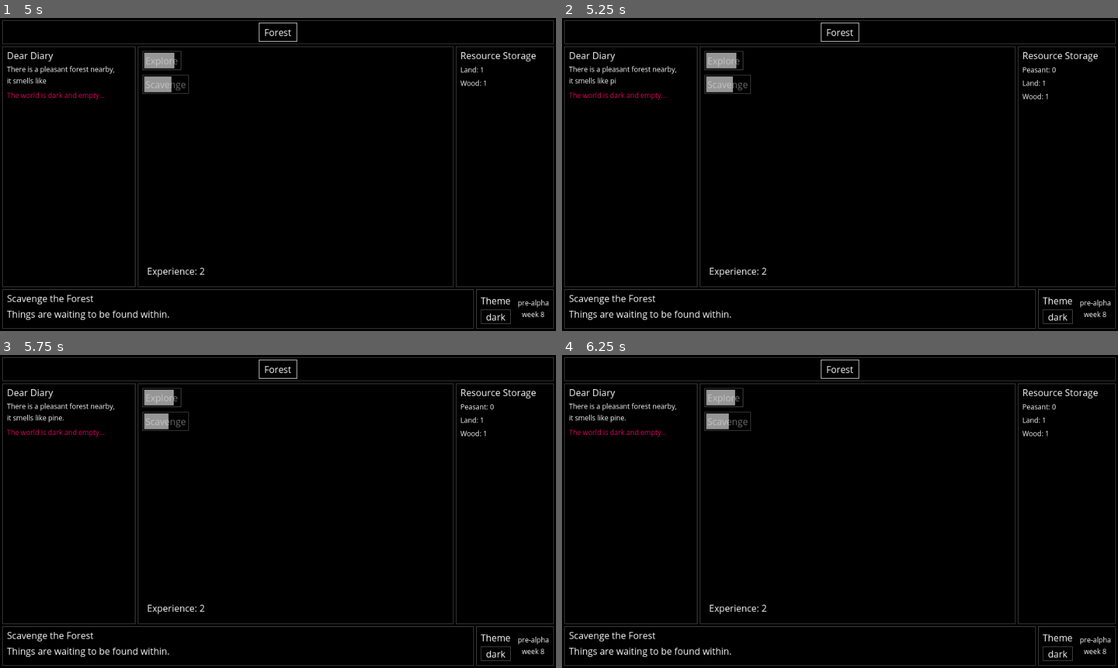
Above: before the commit, frames 1-4 (two rows, left to right).
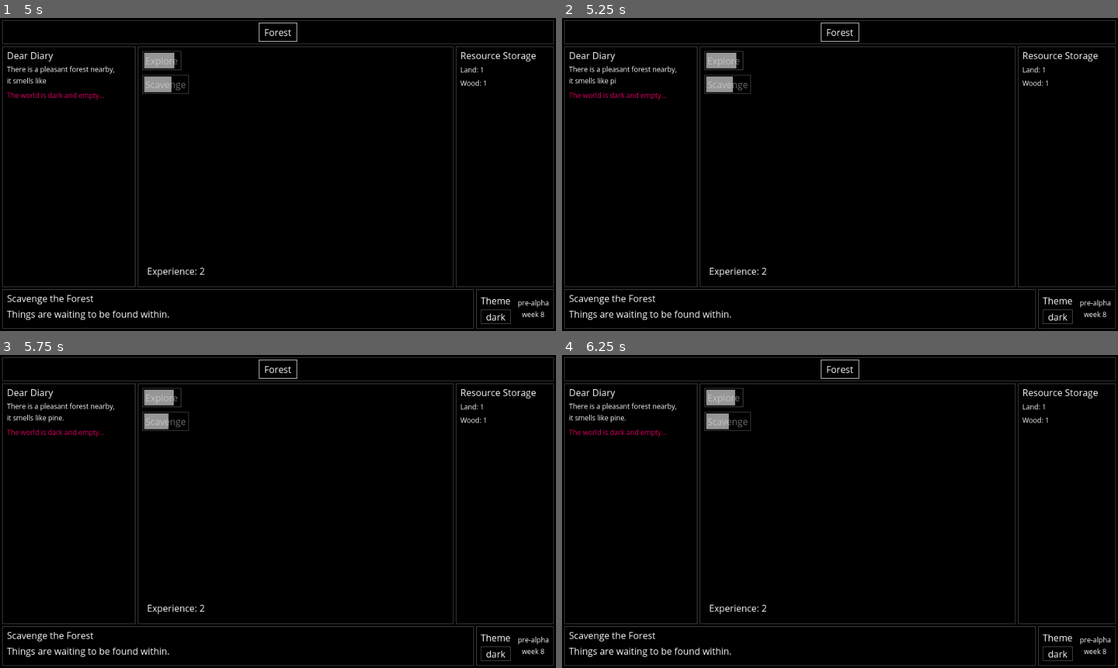
Above: after the commit, the same moments.

Repository: TinyTakinTeller/GodotProjectZero
Game: Godot game, scene res://scenes/autostart/save_file_picker/save_file_picker.tscn
The game is run twice, just before and just after one commit, with the same random seed, the same clock (stepped at 60 frames per second) and the same inputs.
Inputs (mouse positions are in pixels of both pictures, inside the frame that each line leads up to):
- Up to frame 1 (5 s): click "Explore" at 0.5 s; click "Scavenge" at 1.25 s; click "dark" at 2 s; click "debug" at 2.75 s; tap Enter at 3.5 s; move the mouse to (400, 158) at 3.52 s; hold Right 3.53-4.25 s; hold Ctrl 3.53-4.25 s; click (400, 158) at 3.67 s; drag from (166, 190) to (250, 237) at 4.27 s
- Up to frame 2 (5.25 s): move the mouse to (895, 105) at 5.02 s; hold Right from 5.03 s (still down); tap Z at 5.1 s; click (895, 105) at 5.17 s
- Up to frame 3 (5.75 s): keep holding Right
- Up to frame 4 (6.25 s): release Right at 5.75 s; tap Space at 5.75 s; drag from (812, 574) to (673, 464) at 5.77 s

Frame 1 is identical in both runs. In frame 2, 0.2% of the frame differs, in the area x 82-89%, y 15-26%; in frame 3, 0.2%; in frame 4, 0.2%.

Commit message:
ADF-18 | Color Swatches & Infinite Endgame Tweak & commit GDLint (#7)

Diff:
--- a/global/autoload/resources.gd
+++ b/global/autoload/resources.gd
@@ -7,34 +7,19 @@
 const NPC_EVENT: String = "game_data/npc_event/tres"
 const ENEMY_DATA: String = "game_data/enemy_data/tres"
 
-var resource_generators: Dictionary
-var worker_roles: Dictionary
-var event_datas: Dictionary
-var tab_datas: Dictionary
-var npc_events: Dictionary
-var enemy_datas: Dictionary
+var resource_generators: Dictionary = FileSystemUtils.get_resources(RESOURCE_GENERATOR, false)
+var worker_roles: Dictionary = FileSystemUtils.get_resources(WORKER_ROLE, false)
+var event_datas: Dictionary = FileSystemUtils.get_resources(EVENT_DATA, false)
+var tab_datas: Dictionary = FileSystemUtils.get_resources(TAB_DATA, false)
+var npc_events: Dictionary = FileSystemUtils.get_resources(NPC_EVENT, false)
+var enemy_datas: Dictionary = FileSystemUtils.get_resources(ENEMY_DATA, false)
 
-var theme: Dictionary
-var particle: Dictionary
+var theme: Dictionary = FileSystemUtils.get_resources("theme", true)
+var particle: Dictionary = FileSystemUtils.get_resources("particle", false)
 
-var enemy_image: Dictionary
+var enemy_image: Dictionary = FileSystemUtils.get_image_resources("enemy", true)
 
 
 func _ready() -> void:
-	resource_generators = FileSystemUtils.get_resources(RESOURCE_GENERATOR, false)
-	worker_roles = FileSystemUtils.get_resources(WORKER_ROLE, false)
-	event_datas = FileSystemUtils.get_resources(EVENT_DATA, false)
-	tab_datas = FileSystemUtils.get_resources(TAB_DATA, false)
-	npc_events = FileSystemUtils.get_resources(NPC_EVENT, false)
-	enemy_datas = FileSystemUtils.get_resources(ENEMY_DATA, false)
-
-	theme = FileSystemUtils.get_resources("theme", true)
-	particle = FileSystemUtils.get_resources("particle", false)
-
-	enemy_image = FileSystemUtils.get_image_resources("enemy", true)
-
 	if Game.params["debug_logs"]:
 		print("_AUTOLOAD _READY: " + self.get_name())
-		print("enemy_image check...")
-		print(enemy_image.size())
-		print(enemy_image)
--- /dev/null
+++ b/global/const/color_swatches.gd
@@ -0,0 +1,6 @@
+class_name ColorSwatches
+
+const RED: Color = Color(0.878, 0, 0.392, 1)
+const GREEN: Color = Color(0.392, 0.878, 0, 1)
+const BLUE: Color = Color(0, 0.392, 0.878, 1)
+const YELLOW: Color = Color(0.878, 0.878, 0.392, 1)
--- a/global/const/game.gd
+++ b/global/const/game.gd
@@ -30,7 +30,6 @@
 	"debug_logs": true,
 	"debug_free_resource_buttons": true,
 	"default_theme": "dark",
-	"population_uses_resources_in_same_cycle": true,
 	"resource_storage_info": false,
 	"deaths_door_no_info": true
 }
@@ -57,7 +56,6 @@
 	"debug_logs": true,
 	"debug_free_resource_buttons": false,
 	"default_theme": "dark",
-	"population_uses_resources_in_same_cycle": true,
 	"resource_storage_info": false,
 	"deaths_door_no_info": true
 }
--- a/global/const/limits.gd
+++ b/global/const/limits.gd
@@ -5,9 +5,31 @@
 const GLOBAL_MAX_AMOUNT: int = 1000000000000000000  # = 10^18 = 1Q = One Quintillion = 1000q
 
 
-static func check_global_max_amount(current: int, additional: int) -> int:
-	var safe_current: int = min(current, Limits.GLOBAL_MAX_AMOUNT)
-	var safe_additional: int = min(additional, Limits.GLOBAL_MAX_AMOUNT)
-	var safe_next: int = min(safe_current + safe_additional, Limits.GLOBAL_MAX_AMOUNT)
-	var delta: int = safe_next - safe_current
-	return delta
+## return reduced additional amount so that current + additional does not exceed GLOBAL_MAX_AMOUNT
+static func safe_addition_factor(current: int, additional: int) -> int:
+	var safe_sum: int = safe_addition(current, additional)
+	var safe_current: int = max(min(current, Limits.GLOBAL_MAX_AMOUNT), -Limits.GLOBAL_MAX_AMOUNT)
+	var safe_additional: int = safe_sum - safe_current
+	return safe_additional
+
+
+## return a + b except when it rounds to GLOBAL_MAX_AMOUNT (or negative sign) to prevent overflow
+static func safe_addition(a: int, b: int) -> int:
+	a = max(min(a, Limits.GLOBAL_MAX_AMOUNT), -Limits.GLOBAL_MAX_AMOUNT)
+	b = max(min(b, Limits.GLOBAL_MAX_AMOUNT), -Limits.GLOBAL_MAX_AMOUNT)
+	var sum: int = max(min(a + b, Limits.GLOBAL_MAX_AMOUNT), -Limits.GLOBAL_MAX_AMOUNT)
+	return sum
+
+
+## returns a * b except when it rounds to GLOBAL_MAX_AMOUNT (or negative sign) to prevent overflow
+static func safe_multiplication(a: int, b: int) -> int:
+	var sgn: int = -1 if (a < 0 and b > 0) or (a > 0 and b < 0) else 1
+	a = abs(a)
+	b = abs(b)
+	var digits_limit: float = log(Limits.GLOBAL_MAX_AMOUNT)
+	var digits_a: float = log(a)
+	var digits_b: float = log(b)
+	var product: int = Limits.GLOBAL_MAX_AMOUNT
+	if (digits_a + digits_b) < digits_limit:
+		product = a * b
+	return product * sgn
--- a/global/const/locale/locale_en.gd
+++ b/global/const/locale/locale_en.gd
@@ -515,7 +515,7 @@
 }
 
 const scale_settings_info: Dictionary = {
-	-1: "... How did we get here?",
+	-1: "???",
 	1: "One by one.",
 	10: "Huh, that's quite the crowd. I have never seen these men in my life.",
 	100: "Three clicks for three hundred men. Children, gather round!",
@@ -526,6 +526,12 @@
 	10000000: "A small loan of a couple million...",
 	100000000: "Are you sure this is enough people?  ¯\\_( ツ )_/¯",
 	1000000000: "They Are Billions! Can the humanity survive?",
-	#10000000000: "Okay stop overplaying this game, please. YES YOU.",
-	10000000000: "... How did we get here?"
-}
+	10000000000: "Okay stop overplaying this game, please. YES YOU.",
+	100000000000: "We will, we will...",
+	1000000000000: "World's first trillionaire.",
+	10000000000000: "T... Ten... Ten Tr.. TEN TRILLION!?",
+	100000000000000: "I am speechless...",
+	1000000000000000: "... How did we get here?",
+	10000000000000000: "To the infinity and beyond!",
+	100000000000000000: " \\(∞_∞)/ ",
+}
--- a/global/utils/number_utils.gd
+++ b/global/utils/number_utils.gd
@@ -36,16 +36,26 @@
 static func format_number(number: int, separator: String = ",", group_size: int = 3) -> String:
 	if number >= Limits.GLOBAL_MAX_AMOUNT:
 		return "Infinity"
+	if number <= -Limits.GLOBAL_MAX_AMOUNT:
+		return "-Infinity"
+
+	var is_negative: bool = number < 0
+	if is_negative:
+		number *= -1
 
 	var input: String = str(number)
-	var output: Array[String] = []
+	var out: Array[String] = []
 	var length: int = input.length()
 	for i: int in length:
-		output.append(input[length - i - 1])
+		out.append(input[length - i - 1])
 		if i < length - 1 and (i + 1) % group_size == 0:
-			output.append(separator)
-	output.reverse()
-	return "".join(output)
+			out.append(separator)
+	out.reverse()
+
+	var output: String = "".join(out)
+	if is_negative:
+		output = "-" + output
+	return output
 
 
 ## converts number to maginute suffix: K = 10^3, M = 10^6, B = 10^9, t = 10^12, q = 10^15
@@ -53,6 +63,8 @@
 static func format_number_scientific(number: int, length: int = 4) -> String:
 	if number >= Limits.GLOBAL_MAX_AMOUNT:
 		return "Infinity"
+	if number <= -Limits.GLOBAL_MAX_AMOUNT:
+		return "-Infinity"
 
 	var is_negative: bool = number < 0
 	if is_negative:
--- a/project.godot
+++ b/project.godot
@@ -53,7 +53,7 @@
 
 [editor_plugins]
 
-enabled=PackedStringArray("res://addons/format_on_save/plugin.cfg", "res://addons/resources_spreadsheet_view/plugin.cfg")
+enabled=PackedStringArray("res://addons/format_on_save/plugin.cfg", "res://addons/gdLinter/plugin.cfg", "res://addons/resources_spreadsheet_view/plugin.cfg")
 
 [input]
 
--- a/resources/game_data/event_data/tres/enemy_screen.tres
+++ b/resources/game_data/event_data/tres/enemy_screen.tres
@@ -5,6 +5,5 @@
 [resource]
 script = ExtResource("1_ex3us")
 id = "enemy_screen"
-text = "Suspicious eyes started emerging in the dark. They surround the houses and scare the people."
 vars = []
-color = Color(0, 0.392157, 0.956863, 1)
+color = Color(0, 0.392, 0.878, 1)
--- a/resources/game_data/event_data/tres/firepit_worker.tres
+++ b/resources/game_data/event_data/tres/firepit_worker.tres
@@ -5,6 +5,5 @@
 [resource]
 script = ExtResource("1_i6iul")
 id = "firepit_worker"
-text = "A stranger saw the firepit. The lost peasant wanted shelter and offered to work in return."
 vars = []
-color = Color(0, 0.392157, 0.956863, 1)
+color = Color(0, 0.392, 0.878, 1)
--- a/resources/game_data/event_data/tres/house_1.tres
+++ b/resources/game_data/event_data/tres/house_1.tres
@@ -6,4 +6,4 @@
 script = ExtResource("1_cyr0w")
 id = "house_1"
 vars = []
-color = Color(0, 0.392157, 0.956863, 1)
+color = Color(0, 0.392, 0.878, 1)
--- a/resources/game_data/worker_role/tres/torch_man.tres
+++ b/resources/game_data/worker_role/tres/torch_man.tres
@@ -7,8 +7,6 @@
 order = 2
 sort_value = 13
 id = "torch_man"
-title = ""
-flavor = "Will prepare supplies for miners and explorers."
 produce = {
 "torch": 1
 }
--- a/scenes/controller/enemy_controller/enemy_controller.gd
+++ b/scenes/controller/enemy_controller/enemy_controller.gd
@@ -1,5 +1,5 @@
+class_name EnemyController
 extends Node
-class_name EnemyController
 
 const ENEMY_CYCLE_SECONDS: int = Game.params["enemy_cycle_seconds"]
 
--- a/scenes/controller/worker_controller/worker_controller.gd
+++ b/scenes/controller/worker_controller/worker_controller.gd
@@ -1,5 +1,5 @@
+class_name WorkerController
 extends Node
-class_name WorkerController
 
 signal none
 
@@ -27,8 +27,8 @@
 	timer.start()
 
 
-func _generate(generate: bool = true) -> void:
-	var efficiencies: Dictionary = _calculate_generated_amounts()
+func _generate(generate: bool = true, multiplier: int = 1) -> void:
+	var efficiencies: Dictionary = _calculate_generated_amounts(multiplier)
 
 	if generate:
 		var generated_resources: Dictionary = efficiencies["resources"]
@@ -43,18 +43,23 @@
 	SignalBus.worker_efficiency_set.emit(efficiencies, generate)
 
 
-func _calculate_generated_worker_resource_from_houses() -> int:
+func _calculate_generated_worker_resource_from_houses(
+	resources: Dictionary, multiplier: int = 1
+) -> int:
+	var per_house: int = Game.params["house_workers"]
 	var resource_id: String = Game.WORKER_RESOURCE_ID
-	var per_house: int = Game.params["house_workers"]
-	var max_workers: int = per_house * SaveFile.resources.get("house", 0)
-	var current_workers: int = SaveFile.resources.get(resource_id, 0)
-	if current_workers < max_workers:
-		var amount: int = 1 + int((max_workers - current_workers - 1) / per_house)
-		return amount
-	return 0
+	var max_workers: int = per_house * resources.get("house", 0)
+	var current_workers: int = resources.get(resource_id, 0)
+
+	var new_workers: int = 1 + int((max_workers - current_workers - 1) / per_house)
+	if multiplier != 1:
+		new_workers = Limits.safe_multiplication(new_workers, multiplier)
+	if new_workers > max_workers:
+		new_workers = max_workers - current_workers
+	return new_workers
 
 
-func _calculate_generated_amounts() -> Dictionary:
+func _calculate_generated_amounts(multiplier: int = 1) -> Dictionary:
 	var resources: Dictionary = SaveFile.resources.duplicate(true)
 	var generated_resources: Dictionary = {}
 	var generated_workers: Dictionary = {}
@@ -68,23 +73,33 @@
 	for worker_role: WorkerRole in worker_roles:
 		var worker_role_id: String = worker_role.id
 		var count: int = SaveFile.workers[worker_role_id]
+		if multiplier != 1:
+			count = Limits.safe_multiplication(count, multiplier)
 
 		var r_consume: Dictionary = worker_role.get_consume()
 		var w_consume: Dictionary = worker_role.get_worker_consume()
 		var produces: Dictionary = worker_role.get_produce()
 
-		var resources_eff: int = WorkerController._get_efficiency(count, r_consume, resources)
-		var workers_eff: int = WorkerController._get_efficiency(count, w_consume, SaveFile.workers)
+		var resources_eff: int = WorkerController.get_efficiency(count, r_consume, resources)
+		var workers_eff: int = WorkerController.get_efficiency(count, w_consume, SaveFile.workers)
 		var efficiency: int = min(resources_eff, workers_eff)
 
 		_generate_from(resources, -efficiency, generated_resources, r_consume, -count, total_eff)
 		_generate_from(resources, -efficiency, generated_workers, w_consume, -count, total_eff)
 		_generate_from(resources, efficiency, generated_resources, produces, count, total_eff)
 
-	var resource_id: String = Game.WORKER_RESOURCE_ID
-	var new_workers: int = _calculate_generated_worker_resource_from_houses()
-	generated_resources[resource_id] = (generated_resources.get(resource_id, 0) + new_workers)
-	total_eff[resource_id] = (total_eff.get(resource_id, 0) + new_workers)
+		# producing new workers (peasants) after building houses but before producing swordsmens
+		if worker_role_id == "mason":
+			var resource_id: String = Game.WORKER_RESOURCE_ID
+			var new_workers: int = _calculate_generated_worker_resource_from_houses(
+				resources, multiplier
+			)
+			generated_resources[resource_id] = Limits.safe_addition(
+				generated_resources.get(resource_id, 0), new_workers
+			)
+			total_eff[resource_id] = Limits.safe_addition(
+				total_eff.get(resource_id, 0), new_workers
+			)
 
 	return {
 		"resources": generated_resources,
@@ -103,12 +118,11 @@
 ) -> void:
 	for id: String in ids:
 		var base_amount: int = ids[id]
-		var amount: int = eff * base_amount
-		generated[id] = generated.get(id, 0) + amount
-		if Game.params["population_uses_resources_in_same_cycle"]:
-			resources[id] = resources.get(id, 0) + amount
-		var max_amount: int = count * base_amount
-		total_eff[id] = total_eff.get(id, 0) + max_amount
+		var amount: int = Limits.safe_multiplication(eff, base_amount)
+		generated[id] = Limits.safe_addition(generated.get(id, 0), amount)
+		resources[id] = Limits.safe_addition(resources.get(id, 0), amount)
+		var max_amount: int = Limits.safe_multiplication(count, base_amount)
+		total_eff[id] = Limits.safe_addition(total_eff.get(id, 0), max_amount)
 
 
 #############
@@ -141,7 +155,7 @@
 ############
 
 
-static func _get_efficiency(worker_count: int, consumes: Dictionary, items: Dictionary) -> int:
+static func get_efficiency(worker_count: int, consumes: Dictionary, items: Dictionary) -> int:
 	var max_efficiency: int = worker_count
 	for consume_id: String in consumes:
 		var consume_amount: int = consumes[consume_id]
--- a/scenes/manager/enemy_manager/enemy_manager.gd
+++ b/scenes/manager/enemy_manager/enemy_manager.gd
@@ -16,7 +16,7 @@
 
 
 func _handle_on_enemy_damage(damage: int, source_id: String) -> void:
-	damage = Limits.check_global_max_amount(SaveFile.get_enemy_damage(), damage)
+	damage = Limits.safe_addition_factor(SaveFile.get_enemy_damage(), damage)
 
 	var total_damage: int = SaveFile.add_enemy_damage(damage)
 	SignalBus.enemy_damaged.emit(total_damage, damage, source_id)
--- a/scenes/manager/resource_manager/resource_manager.gd
+++ b/scenes/manager/resource_manager/resource_manager.gd
@@ -16,7 +16,7 @@
 
 
 func _handle_on_resource_generated(id: String, amount: int, source_id: String) -> void:
-	amount = Limits.check_global_max_amount(SaveFile.resources.get(id, 0), amount)
+	amount = Limits.safe_addition_factor(SaveFile.resources.get(id, 0), amount)
 
 	SaveFile.resources[id] = SaveFile.resources.get(id, 0) + amount
 	if amount < 0:
--- a/scenes/manager/worker_manager/worker_manager.gd
+++ b/scenes/manager/worker_manager/worker_manager.gd
@@ -22,7 +22,7 @@
 
 
 func _handle_on_worker_generated(id: String, amount: int) -> void:
-	amount = Limits.check_global_max_amount(SaveFile.workers.get(id, 0), amount)
+	amount = Limits.safe_addition_factor(SaveFile.workers.get(id, 0), amount)
 
 	SaveFile.workers[id] = SaveFile.workers.get(id, 0) + amount
 	SignalBus.worker_updated.emit(id, SaveFile.workers[id], amount)
@@ -47,7 +47,5 @@
 	_handle_on_worker_generated(id, amount)
 
 
-func _on_worker_efficiency_set(
-	efficiencies: Dictionary, generate: bool
-) -> void:
+func _on_worker_efficiency_set(efficiencies: Dictionary, generate: bool) -> void:
 	SignalBus.worker_efficiency_updated.emit(efficiencies, generate)
--- a/scenes/ui/manager_button/manager_button.gd
+++ b/scenes/ui/manager_button/manager_button.gd
@@ -9,7 +9,7 @@
 @onready var label_effect_queue: LabelEffectQueue = %LabelEffectQueue
 
 ## effect params
-var label_color: Color = Color(0.392, 0.878, 0, 1)
+var label_color: Color = ColorSwatches.GREEN
 var particle_id: String = "resource_generated_particle"
 
 var _worker_role: WorkerRole
@@ -229,9 +229,9 @@
 func _on_resource_storage_hover(resource: ResourceGenerator) -> void:
 	var id: String = resource.id
 	if _worker_role.get_consume().has(id) or _worker_role.get_worker_consume().has(id):
-		info_label.modulate = Color(0.878, 0, 0.392, 1)
+		info_label.modulate = ColorSwatches.RED
 	elif _worker_role.get_produce().has(id):
-		info_label.modulate = Color(0.392, 0.878, 0, 1)
+		info_label.modulate = ColorSwatches.GREEN
 	else:
 		info_label.modulate = Color.WHITE
 
--- a/scenes/ui/manager_settings_container/manager_settings_container.gd
+++ b/scenes/ui/manager_settings_container/manager_settings_container.gd
@@ -1,11 +1,14 @@
+class_name ManagerSettingsContainer
 extends MarginContainer
 
-@onready var h_box_container: HBoxContainer = %HBoxContainer
+const MAX_SCALE_BUTTONS: int = 11
 
 @export var scale_button_scene: PackedScene
 
 var min_scale: int = 1
 var max_scale: int = 0
+
+@onready var h_box_container: HBoxContainer = %HBoxContainer
 
 ###############
 ## overrides ##
@@ -23,14 +26,17 @@
 
 
 func _initialize() -> void:
-	var scale_: int = SaveFile.get_settings_population_scale()
+	var scale_value: int = SaveFile.get_settings_population_scale()
 	_clear_items()
-	_add_scale_button(1, scale_)
 	max_scale = max(1, ArrayUtils.max_element(SaveFile.workers.values() + [0]) / 10)
 	var button_scale: int = min_scale
-	while button_scale <= max_scale and h_box_container.get_child_count() < 11:
+	var padding: int = MAX_SCALE_BUTTONS
+	while max_scale > PowUtils.pow_(10, padding):
+		padding += 1
 		button_scale *= 10
-		_add_scale_button(button_scale, scale_)
+	while button_scale <= max_scale and h_box_container.get_child_count() < MAX_SCALE_BUTTONS:
+		_add_scale_button(button_scale, scale_value)
+		button_scale *= 10
 
 
 func _add_scale_button(button_scale: int, active_scale: int) -> ScaleButton:
@@ -66,9 +72,9 @@
 		max_scale = total
 
 
-func _handle_on_scale_button_up(button: Button, scale_: int) -> void:
+func _handle_on_scale_button_up(button: Button, scale_value: int) -> void:
 	button.disabled = true
-	SignalBus.toggle_scale_pressed.emit(scale_)
+	SignalBus.toggle_scale_pressed.emit(scale_value)
 	button.release_focus()
 	for scale_button: ScaleButton in h_box_container.get_children():
 		var other_button: Button = scale_button.button
@@ -76,9 +82,9 @@
 			other_button.disabled = false
 
 
-func _handle_on_scale_button_hover(scale_: int) -> void:
-	var title: String = "[%s]" % NumberUtils.format_number(scale_)
-	var info: String = Locale.get_scale_settings_info(scale_)
+func _handle_on_scale_button_hover(scale_value: int) -> void:
+	var title: String = "[%s]" % NumberUtils.format_number(scale_value)
+	var info: String = Locale.get_scale_settings_info(scale_value)
 	SignalBus.info_hover.emit(title, info)
 
 
@@ -91,23 +97,23 @@
 	SignalBus.worker_updated.connect(_on_worker_updated)
 
 
-func _connect_signal(button: Button, scale_: int) -> void:
-	button.button_up.connect(_on_scale_button_up.bind(button, scale_))
+func _connect_signal(button: Button, scale_value: int) -> void:
+	button.button_up.connect(_on_scale_button_up.bind(button, scale_value))
 	button.button_down.connect(_on_scale_button_down.bind(button))
-	button.mouse_entered.connect(_on_scale_button_hover.bind(scale_))
+	button.mouse_entered.connect(_on_scale_button_hover.bind(scale_value))
 
 
 func _on_worker_updated(_id: String, total: int, _amount: int) -> void:
 	_handle_on_worker_updated(total)
 
 
-func _on_scale_button_up(button: Button, scale_: int) -> void:
-	_handle_on_scale_button_up(button, scale_)
+func _on_scale_button_up(button: Button, scale_value: int) -> void:
+	_handle_on_scale_button_up(button, scale_value)
 
 
 func _on_scale_button_down(button: Button) -> void:
 	button.release_focus()
 
 
-func _on_scale_button_hover(scale_: int) -> void:
-	_handle_on_scale_button_hover(scale_)
+func _on_scale_button_hover(scale_value: int) -> void:
+	_handle_on_scale_button_hover(scale_value)
--- a/scenes/ui/manager_settings_container/manager_settings_container.tscn
+++ b/scenes/ui/manager_settings_container/manager_settings_container.tscn
@@ -29,7 +29,7 @@
 layout_mode = 2
 size_flags_vertical = 4
 
-[node name="ScaleMarginContainer1" parent="ManagerScaleSettingContainer/HBoxContainer" instance=ExtResource("2_1pyn1")]
+[node name="ScaleButton" parent="ManagerScaleSettingContainer/HBoxContainer" instance=ExtResource("2_1pyn1")]
 layout_mode = 2
 
 [node name="ManagerAutoSettingContainer" type="MarginContainer" parent="."]
--- a/scenes/ui/resource_tracker/resource_tracker_item/resource_tracker_item.gd
+++ b/scenes/ui/resource_tracker/resource_tracker_item/resource_tracker_item.gd
@@ -1,12 +1,12 @@
+class_name ResourceTrackerItem
 extends MarginContainer
-class_name ResourceTrackerItem
+
+var _resource_generator: ResourceGenerator
+var _hovering: bool = false
 
 @onready var amount_label: Label = %AmountLabel
 @onready var income_label: Label = %IncomeLabel
 @onready var modulate_red_simple_tween: SimpleTween = %ModulateRedSimpleTween
-
-var _resource_generator: ResourceGenerator
-var _hovering: bool = false
 
 ###############
 ## overrides ##
@@ -55,10 +55,12 @@
 func get_default_color() -> Color:
 	if _resource_generator == null:
 		return Color.WHITE
+	var amount: int = SaveFile.resources.get(get_id(), 0)
+	if amount >= Limits.GLOBAL_MAX_AMOUNT:
+		return ColorSwatches.BLUE
 	if _resource_generator.is_colored():
 		return _resource_generator.get_color()
-	else:
-		return Color.WHITE
+	return Color.WHITE
 
 
 func display_resource(amount: int = 0) -> void:
@@ -78,10 +80,10 @@
 	var amount_string: String = NumberUtils.format_number_scientific(amount)
 	if amount > 0:
 		income_label.text = "+{amount}".format({"amount": amount_string})
-		income_label.modulate = Color(0.392, 0.878, 0, 1)
+		income_label.modulate = ColorSwatches.GREEN
 	elif amount < 0:
 		income_label.text = "{amount}".format({"amount": amount_string})
-		income_label.modulate = Color(0.878, 0, 0.392, 1)
+		income_label.modulate = ColorSwatches.RED
 	else:
 		income_label.text = ""
 
@@ -100,7 +102,7 @@
 	_set_passive(delta)
 	if total_eff < 0 and amount < (total_eff * -1):
 		income_label.text = "NA"
-		income_label.modulate = Color(0.878, 0, 0.392, 1)
+		income_label.modulate = ColorSwatches.RED
 
 
 #############
@@ -146,9 +148,9 @@
 	_hovering = true
 	var id: String = get_id()
 	if worker_role.get_consume().has(id) or worker_role.get_worker_consume().has(id):
-		amount_label.modulate = Color(0.878, 0, 0.392, 1)
+		amount_label.modulate = ColorSwatches.RED
 	elif worker_role.get_produce().has(id):
-		amount_label.modulate = Color(0.392, 0.878, 0, 1)
+		amount_label.modulate = ColorSwatches.GREEN
 	else:
 		amount_label.modulate = get_default_color()
 
@@ -165,7 +167,7 @@
 ############
 
 
-func __modulate_red_simple_tween_method(animation_percent: float) -> void:
+func _modulate_red_simple_tween_method(animation_percent: float) -> void:
 	var c: Color = get_default_color()
 	var offset: float = 1 - animation_percent
 	amount_label.modulate = Color(c.r, c.g - offset, c.b - offset)
--- a/scenes/ui/resource_tracker/resource_tracker_item/resource_tracker_item.tscn
+++ b/scenes/ui/resource_tracker/resource_tracker_item/resource_tracker_item.tscn
@@ -48,4 +48,4 @@
 unique_name_in_owner = true
 target = NodePath("..")
 duration = 0.5
-call_method = "__modulate_red_simple_tween_method"
+call_method = "_modulate_red_simple_tween_method"
--- a/scenes/ui/screen/darkness_screen/darkness_screen.gd
+++ b/scenes/ui/screen/darkness_screen/darkness_screen.gd
@@ -20,8 +20,8 @@
 @onready var enemy_progress_bar: EnemyProgressBar = %EnemyProgressBar
 
 ## effect params
-var label_color: Color = Color(0.878, 0, 0.392, 1)
-var soul_color: Color = Color(0.878, 0.878, 0.392, 1)
+var label_color: Color = ColorSwatches.RED
+var soul_color: Color = ColorSwatches.YELLOW
 var damage_buffer: int = 0
 var damage_buffer_time: float = 0.15
 var particle_id: String = "enemy_damage_particle"
@@ -125,7 +125,7 @@
 		if _overkill > 1:
 			SignalBus.deaths_door.emit(_enemy_data, _deaths_door_option)
 			_load_enemy()
-			enemy_texture.modulate.a = 0.5  #Color(0.878, 0.878, 0.392, 1)  #Color(0.878, 0, 0.392, 1) #Color(0.392, 0, 0.878, 1)
+			enemy_texture.modulate.a = 0.5
 			enemy_progress_bar.set_display(0, 0)
 		else:
 			_handle_choice_button(0)
--- a/scenes/ui/substance_button/substance_button.gd
+++ b/scenes/ui/substance_button/substance_button.gd
@@ -37,9 +37,9 @@
 
 func get_color() -> Color:
 	if _enemy_option == 2:
-		return Color(0.392, 0.878, 0, 1)
+		return ColorSwatches.GREEN
 	elif _enemy_option == 1:
-		return Color(0.878, 0, 0.392, 1)
+		return ColorSwatches.RED
 	else:
 		return Color.WHITE
 
Not shown, added: addons/gdLinter/Settings/ignore.gd
Not shown, added: addons/gdLinter/Settings/ignore.tres
Not shown, added: addons/gdLinter/UI/Basic.gd
Not shown, added: addons/gdLinter/UI/Class.gd
Not shown, added: addons/gdLinter/UI/Design.gd
Not shown, added: addons/gdLinter/UI/Dock.gd
Not shown, added: addons/gdLinter/UI/Dock.tscn
Not shown, added: addons/gdLinter/UI/Format.gd
Not shown, added: addons/gdLinter/UI/GDLinterIgnoreWindow.gd
Not shown, added: addons/gdLinter/UI/GDLinterIgnoreWindow.tscn
Not shown, added: addons/gdLinter/UI/Misc.gd
Not shown, added: addons/gdLinter/UI/Name.gd
(and 3 more such lines)
